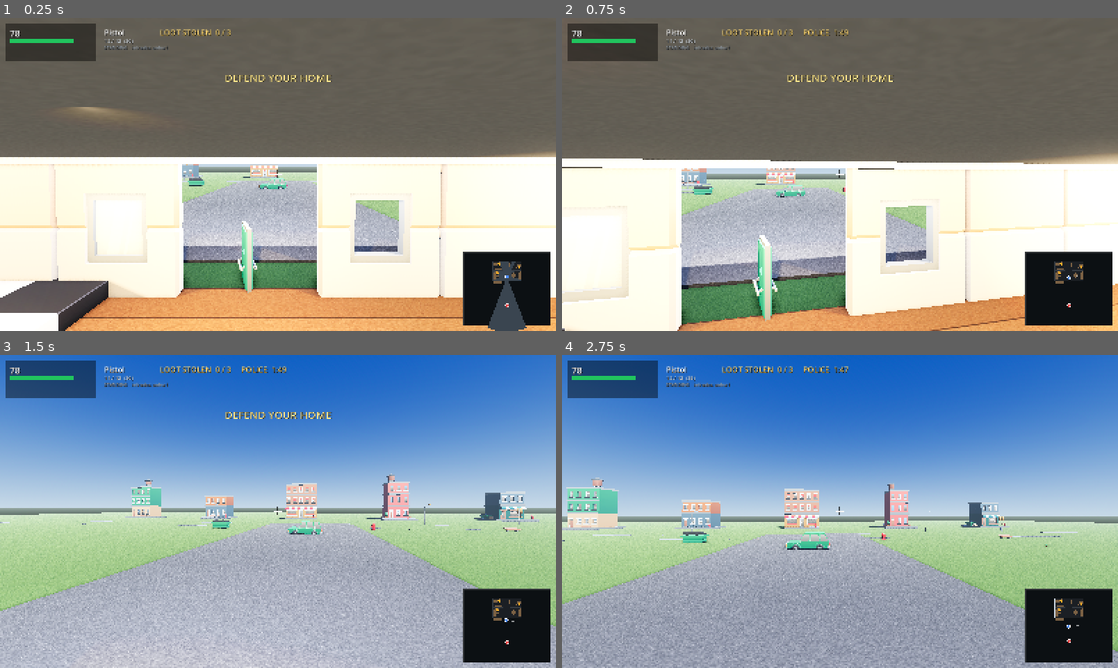
Above: before the commit, frames 1-4 (two rows, left to right).
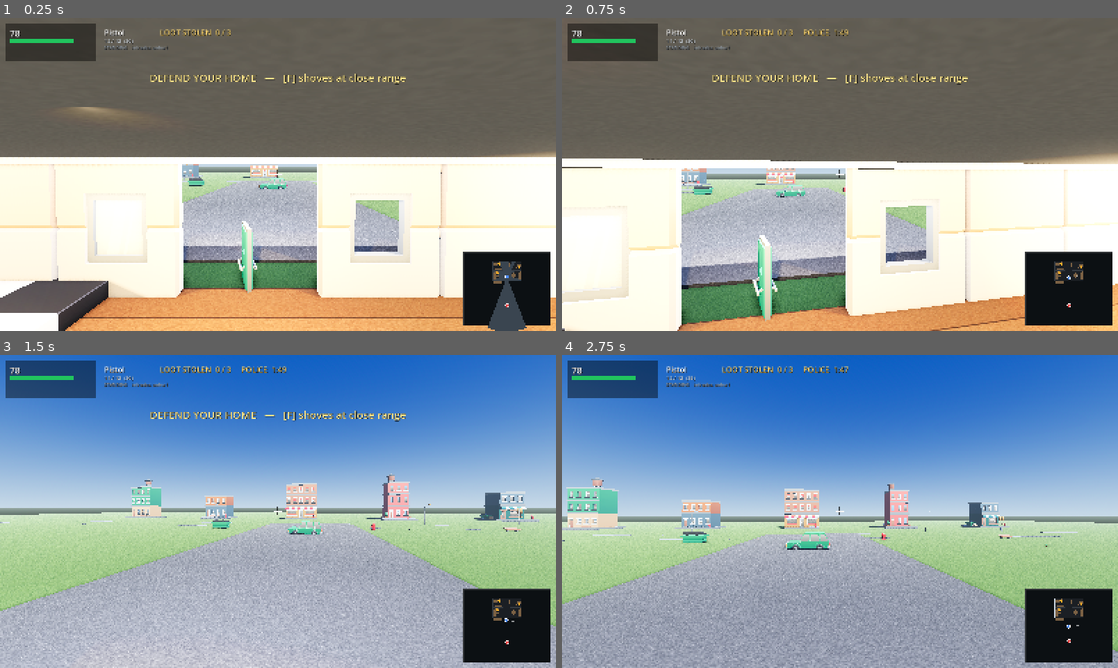
Above: after the commit, the same moments.

Repository: richardbrandel/home-invasion-godot
Game: Godot game, scene res://scenes/main.tscn
Two runs of this game, one before a commit and one after it. Both use one fixed random seed, a clock stepped at 60 frames per second and the inputs below.
Inputs (mouse positions are in pixels of both pictures, inside the frame that each line leads up to):
- Up to frame 1 (0.25 s): no input
- Up to frame 2 (0.75 s): tap Enter at 0.5 s; move the mouse to (867, 174) at 0.52 s; hold W from 0.53 s (still down); tap F at 0.6 s; click (867, 174) at 0.67 s
- Up to frame 3 (1.5 s): keep holding W; tap Enter at 0.8, 1.35 s; move the mouse to (250, 511) at 1.27 s
- Up to frame 4 (2.75 s): keep holding W; tap R at 1.55, 2.1 s; move the mouse to (851, 505) at 2.02 s; tap F at 2.3 s

The runs differ from the first frame. In frame 1, 0.6% of the frame differs, in the area x 27-73%, y 17-22%; in frame 2, 0.6%; in frame 3, 0.7%; in frame 4, nothing differs.

Commit message:
Give the homeowner something to do at arm's length
At 1-2 m a home invasion stops being a shooting problem and becomes a fight for the gun, and
the only thing this game let you do at that range was pull the trigger. A lethal answer to a
question that does not have to be lethal, and part of why the only two endings were his
death or yours.

[F] shoves. It does NO damage. It staggers him for 1.2 s, frightens him, drives him back
0.45 m, and makes him drop whatever he is carrying — which is the only way to take a
valuable back off him without killing anybody. He has to be within 1.9 m and roughly in
front of you.

THE OBVIOUS VERSION DID NOT WORK, and the test caught it. He is shoved 0.45 m and the grab
range is 1.4 m, so he re-took the item on the very next frame — the shove cost him nothing
at all. He is now off balance for 2.5 s and cannot pick anything up in that time, which is
the difference between a verb that does something and a verb that does not.

Eleven new tests: out of reach it fails, behind you it fails, in front and in reach it lands,
it staggers hard, it does no damage, it drives him back, it will not fire twice in a row, a
laden intruder drops what he is holding, the item goes back into the world where he stood,
he cannot snatch it straight back off the floor, and he does come back for it afterwards.

A FIXTURE GOTCHA WORTH RECORDING. `--shot-shove` was added so close-range combat could be
photographed at all — there is no keyboard in a capture — and the first capture showed only
the opening banner. The call site had silently not been added: the edit's anchor had already
been rewritten by an earlier patch, and a no-op replace leaves no error. The capture said
"nothing happened" and it was right. Verified after fixing: "You drove him back".

The controls are taught on the opening banner, because a verb nobody knows about is not a verb.

85 sim tests, 38 actor tests, heist 7/7, wallshot clean, hit zones clean.

Diff:
--- a/scripts/game.gd
+++ b/scripts/game.gd
@@ -193,6 +193,9 @@
 ## this — there is no keyboard in a capture — so anything about how the homeowner walks,
 ## accelerates or carries momentum was unverifiable.
 var _shot_walk := false
+## Keep trying to shove during a capture. Close-range combat is otherwise unphotographable
+## for the same reason movement was: there is no keyboard.
+var _shot_shove := false
 
 
 func _ready() -> void:
@@ -254,6 +257,8 @@
 			_shot_fire = true
 		if a == "--shot-walk":
 			_shot_walk = true
+		if a == "--shot-shove":
+			_shot_shove = true
 		# force the fallback scheme, so "does reverting still work" is checkable
 		if a == "--aim=fixed":
 			aim_cone = false
@@ -625,7 +630,7 @@
 		_siren_t = 0.0
 	_ran_off = false
 	_escaped_with = 0
-	msg = "DEFEND YOUR HOME"
+	msg = "DEFEND YOUR HOME   \u2014   [F] shoves at close range"
 	msg_t = 2.4
 	yaw = 0.0
 	pitch = 0.03
@@ -677,6 +682,8 @@
 			_switch_weapon("pistol")
 		elif event.keycode == KEY_2 and state == "play":
 			_switch_weapon("shotgun")
+		elif event.keycode == KEY_F and state == "play":
+			_try_shove()
 		elif event.keycode == KEY_R and state == "play":
 			var spec: Dictionary = Sim.WEAPONS[player["weapon"]]
 			if player["reloading"] <= 0.0 and Sim.can_load_magazine(player):
@@ -731,6 +738,8 @@
 		var axis := _move_axis()
 		if _shot_walk:
 			axis = Vector2(0.0, -1.0)   # forward
+		if _shot_shove:
+			_try_shove()
 		player["crouching"] = Input.is_key_pressed(KEY_C) or Input.is_key_pressed(KEY_CTRL)
 		player["sprinting"] = (Input.is_key_pressed(KEY_SHIFT) or _shot_walk) \
 			and not player["crouching"] and axis.length() > 0.0
@@ -783,6 +792,7 @@
 				# out of the reserve, not out of thin air
 				Sim.load_magazine(player)
 		player["cd"] -= delta
+		player["shove_cd"] = maxf(0.0, float(player["shove_cd"]) - delta)
 		if fire_held and player["cd"] <= 0.0 and player["reloading"] <= 0.0 \
 		and player["mag"] > 0:
 			_fire()
@@ -928,6 +938,15 @@
 				_ran_off = false
 				state = "lose"
 				_show_overlay(false)
+			"shoved":
+				# This is the moment the game most needed a sentence: you have just done
+				# something the HUD has never had a word for.
+				if String(ev["dropped"]) != "":
+					msg = "You knocked the %s out of his hands!" % ev["dropped"]
+					msg_t = 2.2
+				else:
+					msg = "You drove him back"
+					msg_t = 1.2
 			"sirens":
 				# Not a win and not a loss: they take him away rather than stopping him,
 				# so what he is holding goes with him.
@@ -1452,6 +1471,16 @@
 	_flash.material_override = m
 	_flash.visible = false
 	add_child(_flash)
+
+
+## The non-lethal answer. A shove, not a shot.
+func _try_shove() -> void:
+	events = []
+	if Sim.shove(player, thief, loot, events):
+		_play_at("impact", Vector3(thief["pos"].x, 1.2, thief["pos"].y), 0.0)
+		if player_actor != null:
+			player_actor.play_once(Actor.SHOOT)
+	_drain_events()
 
 
 ## The police, heard from the street rather than on top of you.
--- a/scripts/sim.gd
+++ b/scripts/sim.gd
@@ -171,6 +171,24 @@
 ## the threat of police to win, because they take him away rather than stopping him. He
 ## simply gets away with less.
 const POLICE_TIME := 110.0
+## The homeowner's OTHER defensive verb, and at 1-2 m the only sensible one. A home invasion
+## at arm's length stops being a shooting problem and becomes a fight for the gun, and the
+## only thing this game let you do at that range was pull the trigger — which is a lethal
+## answer to a problem that does not have to be one, and part of why the only two endings
+## were his death or yours.
+##
+## It does NO damage. It staggers him, frightens him, and makes him drop what he is holding,
+## which is the only way to get a valuable back without killing anybody.
+const SHOVE_RANGE := 1.9
+const SHOVE_ARC := 0.6        # radians either side of straight ahead
+const SHOVE_STAGGER := 1.2
+const SHOVE_FEAR := 2.0
+const SHOVE_PUSH := 0.45      # metres he is driven back
+const SHOVE_CD := 0.8
+## How long he is off balance and cannot pick anything up again. WITHOUT THIS THE SHOVE IS
+## NEARLY POINTLESS: he is shoved 0.45 m and the grab range is 1.4 m, so he re-took the item
+## on the very next frame — measured, not guessed. He has to stoop for it.
+const REGRAB_TIME := 2.5
 
 
 ## Tell him he is being shot at. Called by the game when the homeowner fires; `loudness`
@@ -488,7 +506,7 @@
 		"pos": Vector2(0, -10.6), "yaw": 0.0, "pitch": 0.24,
 		"hp": THIEF_MAX_HP, "alive": true, "weapon": "pistol",
 		"crouching": false, "sprinting": false, "vel": Vector2.ZERO,
-		"mag": 12, "mags": {"pistol": 12, "shotgun": 6},
+		"mag": 12, "mags": {"pistol": 12, "shotgun": 6}, "shove_cd": 0.0,
 		"reserve": RESERVE.duplicate(), "cd": 0.0, "reloading": 0.0,
 	}
 
@@ -513,6 +531,50 @@
 	var w := String(player["weapon"])
 	return int((player["reserve"] as Dictionary).get(w, 0)) > 0 \
 		and int(player["mag"]) < int(WEAPONS[w]["mag"])
+
+
+## Drive him back and make him drop what he is carrying. Returns true if it landed.
+##
+## In sim.gd so it is testable: this is a gameplay rule with a range, an arc and a cooldown,
+## and the game layer is not reachable from the harness.
+static func shove(player: Dictionary, thief: Dictionary, loot: Array, events: Array) -> bool:
+	if not thief["alive"] or bool(thief.get("escaped", false)):
+		return false
+	if float(player["shove_cd"]) > 0.0:
+		return false
+	var to: Vector2 = (thief["pos"] as Vector2) - (player["pos"] as Vector2)
+	if to.length() > SHOVE_RANGE or to.length() < 0.001:
+		return false
+	# He has to be roughly in FRONT of you; you cannot shove a man behind your own back.
+	# (sin, cos) and not (cos, sin): this is the same forward convention the movement code
+	# uses, where yaw 0 faces +Z. Getting it round the wrong way would have made the arc
+	# ninety degrees out and the shove would land on people beside you.
+	var facing := Vector2(sin(float(player["yaw"])), cos(float(player["yaw"])))
+	if facing.dot(to.normalized()) < cos(SHOVE_ARC):
+		return false
+
+	player["shove_cd"] = SHOVE_CD
+	thief["stagger"] = maxf(float(thief["stagger"]), SHOVE_STAGGER)
+	thief["aim"] = 0.0
+	thief["fear"] = minf(float(thief["fear"]) + SHOVE_FEAR, 8.0)
+	thief["pos"] = resolve_circle((thief["pos"] as Vector2) + to.normalized() * SHOVE_PUSH,
+		THIEF_RADIUS)
+	thief["route"] = []
+	# he has to stoop for whatever he just dropped, or he simply picks it straight back up
+	thief["regrab"] = REGRAB_TIME
+
+	var dropped := String(thief["carry"])
+	if dropped != "":
+		for l in loot:
+			if String(l["label"]) == dropped:
+				# back into the world where he was standing — and he knows where it is
+				l["taken"] = false
+				l["delivered"] = false
+				l["pos"] = thief["pos"]
+				l["known"] = true
+		thief["carry"] = ""
+	events.append({"type": "shoved", "dropped": dropped})
+	return true
 
 
 static func create_thief() -> Dictionary:
@@ -523,7 +585,7 @@
 		"carry": "", "target": "", "route": [], "mode": "hunt",
 		"stuck_t": 0.0, "aim": 0.0, "stagger": 0.0, "hits": 0,
 		"fear": 0.0, "escaped": false, "last_seen": Vector2.ZERO, "speed": 0.0,
-		"searched": [], "alarm": -1.0, "sirens": false,
+		"searched": [], "alarm": -1.0, "sirens": false, "regrab": 0.0,
 	}
 
 static func create_loot() -> Array[Dictionary]:
@@ -550,6 +612,7 @@
 	thief["cd"] -= dt
 	if thief["reloading"] > 0.0:
 		thief["reloading"] -= dt
+	thief["regrab"] = maxf(0.0, float(thief["regrab"]) - dt)
 	if thief["escaped"]:
 		return false
 
@@ -624,7 +687,8 @@
 				tgt = best
 				thief["route"] = route_to(nearest_node(tpos), best["node"])
 				(thief["route"] as Array).append(best["pos"])
-			if tpos.distance_to(tgt["pos"]) < GRAB_RANGE:
+			if tpos.distance_to(tgt["pos"]) < GRAB_RANGE \
+					and float(thief["regrab"]) <= 0.0:
 				tgt["taken"] = true
 				thief["carry"] = tgt["label"]
 				events.append({"type": "grabbed", "label": tgt["label"]})
--- a/test/test_sim.gd
+++ b/test/test_sim.gd
@@ -516,6 +516,78 @@
 		float(thief["fear"]) >= Sim.FEAR_FLEE,
 		"fear=%.1f, threshold=%.1f" % [thief["fear"], Sim.FEAR_FLEE])
 
+	# ---- what you can do at arm's length other than shoot him
+	_banner("the shove")
+	player = Sim.create_player()
+	thief = Sim.create_thief()
+	loot = Sim.create_loot()
+	player["pos"] = Vector2(0.0, -11.0)
+	player["yaw"] = 0.0                     # yaw 0 faces +Z
+	thief["pos"] = Vector2(0.0, -9.0)       # 2.0 m in front, out of reach
+	events = []
+	check("out of reach a shove does nothing",
+		not Sim.shove(player, thief, loot, events),
+		"2.0 m away, reach is %.1f m" % Sim.SHOVE_RANGE)
+
+	# in range but behind you
+	player["yaw"] = PI
+	thief["pos"] = Vector2(0.0, -9.6)
+	events = []
+	check("and you cannot shove a man behind your own back",
+		not Sim.shove(player, thief, loot, events), "facing away, 1.4 m")
+
+	# properly in front, and in reach
+	player["yaw"] = 0.0
+	var hp_before: float = thief["hp"]
+	events = []
+	var landed: bool = Sim.shove(player, thief, loot, events)
+	var pushed_to: float = (thief["pos"] as Vector2).y
+	check("in reach and in front it lands", landed, "landed=%s" % landed)
+	check("it staggers him hard", float(thief["stagger"]) >= Sim.SHOVE_STAGGER,
+		"stagger=%.2f s" % thief["stagger"])
+	check("it wounds him not at all", float(thief["hp"]) == hp_before,
+		"hp %.1f -> %.1f" % [hp_before, thief["hp"]])
+	check("and it drives him back", pushed_to > -9.6,
+		"from -9.60 m to %.2f m" % pushed_to)
+	events = []
+	check("but you cannot do it twice in a row",
+		not Sim.shove(player, thief, loot, events),
+		"cooldown is %.1f s" % Sim.SHOVE_CD)
+
+	# and it is the only way to take something back off him without killing him
+	thief = Sim.create_thief()
+	loot = Sim.create_loot()
+	thief["pos"] = Vector2(0.0, -9.6)
+	thief["carry"] = "Laptop"
+	loot[1]["taken"] = true
+	player["shove_cd"] = 0.0
+	events = []
+	var got: bool = Sim.shove(player, thief, loot, events)
+	check("shoving a laden intruder makes him drop it",
+		got and String(thief["carry"]) == "", "carry now '%s'" % thief["carry"])
+	check("and the valuable is back in the world where he stood",
+		not bool(loot[1]["taken"]) and not bool(loot[1]["delivered"]),
+		"taken=%s delivered=%s" % [loot[1]["taken"], loot[1]["delivered"]])
+	# and he must not simply snatch it straight back off the floor
+	thief["think"] = 0.0
+	thief["stagger"] = 0.0
+	events = []
+	for n in 30:
+		Sim.step_thief(thief, player, loot, events, dt)
+	check("and he cannot pick it straight back up",
+		String(thief["carry"]) == "", "carry='%s' half a second later" % thief["carry"])
+	# but he does come back for it once he has recovered
+	thief["stagger"] = 0.0
+	var back := false
+	for n in int(20.0 / dt):
+		thief["stagger"] = 0.0
+		Sim.step_thief(thief, player, loot, events, dt)
+		if String(thief["carry"]) == "Laptop":
+			back = true
+			break
+	check("though he does come back for it", back,
+		"carrying '%s' again" % thief["carry"])
+
 	# ---- thief stays in bounds
 	player = Sim.create_player()
 	thief = Sim.create_thief()
